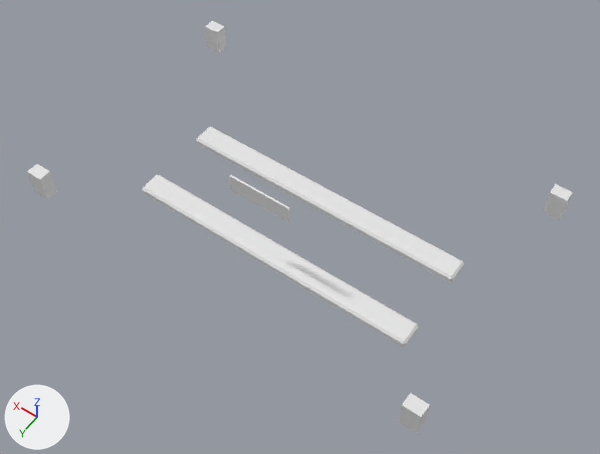
An edit to the OBJ model src/main/resources/assets/stonedew/models/block/catalog/tent_2_emission.obj, drawn before and after from the same camera.
The view is the same before and after, from a 50 mm camera at (0.163, 0.189, 2.605) aimed at (0.717, -0.588, 1.385). Arrows for +X, +Y and +Z are at lower left; the lights stay in place. The first picture is the older version. Materials are left out; every surface is plain grey. Where no turn or scale is listed for an object, it has been applied to the vertices.

The scene before the commit, as lines of its bpy script (objects in view):
```python
me_model = bpy.data.meshes.new('model')
me_model.from_pydata(...)  # 104 vertices, 94 faces; spans x 0.33..1.17, y -0.894..-0.355, z 1.313..1.534
# faces by material slot: [82, 12]
me_model.materials.append(mat_emission)
me_model.materials.append(mat_emission_core)
ob_model = bpy.data.objects.new('model', me_model)
ob_model.location = (0.0, 0.0, 0.0)
```
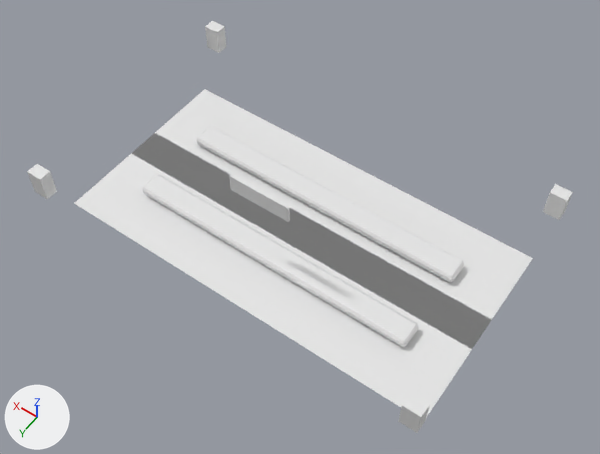
What differs and where, as boxes (x1, y1, x2, y2) in the pictures (600 x 454 px):
part 1 of me_model, added
    after: (74, 89, 533, 416)

The change, as a list of edits to the scene's bpy script:
```text
Change me_model:
    used by ob_model
    verts and faces of me_model; kept vertices keep their numbers, new ones are numbered from 104
    remove me_model.from_pydata(...)  # 104 vertices, 94 faces; spans x 0.33..1.17, y -0.894..-0.355, z 1.313..1.534
    add me_model.from_pydata(...)  # 112 vertices, 96 faces; spans x 0.33..1.17, y -0.894..-0.355, z 1.312..1.534
    me_model part 1
    add verts[104] = (0.344, -0.419, 1.312)  # pixel (423, 421)
    add verts[105] = (0.344, -0.662, 1.312)  # pixel (491, 319)
    add verts[106] = (0.344, -0.587, 1.312)  # pixel (472, 349)
    add verts[107] = (0.344, -0.831, 1.312)  # pixel (532, 258)
    add for new, old in zip([*range(108, 112)], [*range(104, 108)]): verts[new] = verts[old] + (0.812, 0.0, 0.0)
    add faces += [(104, 105, 109, 108), (106, 107, 111, 110)]
```
